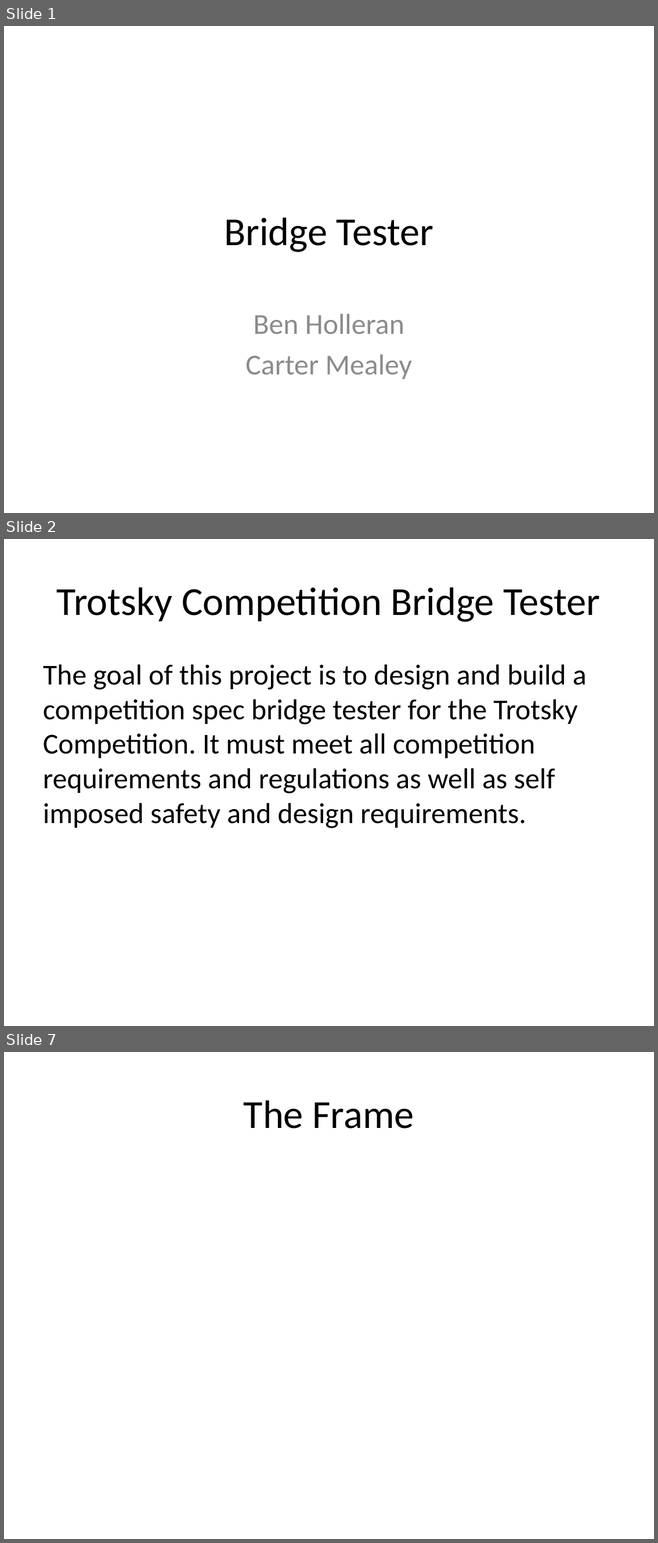
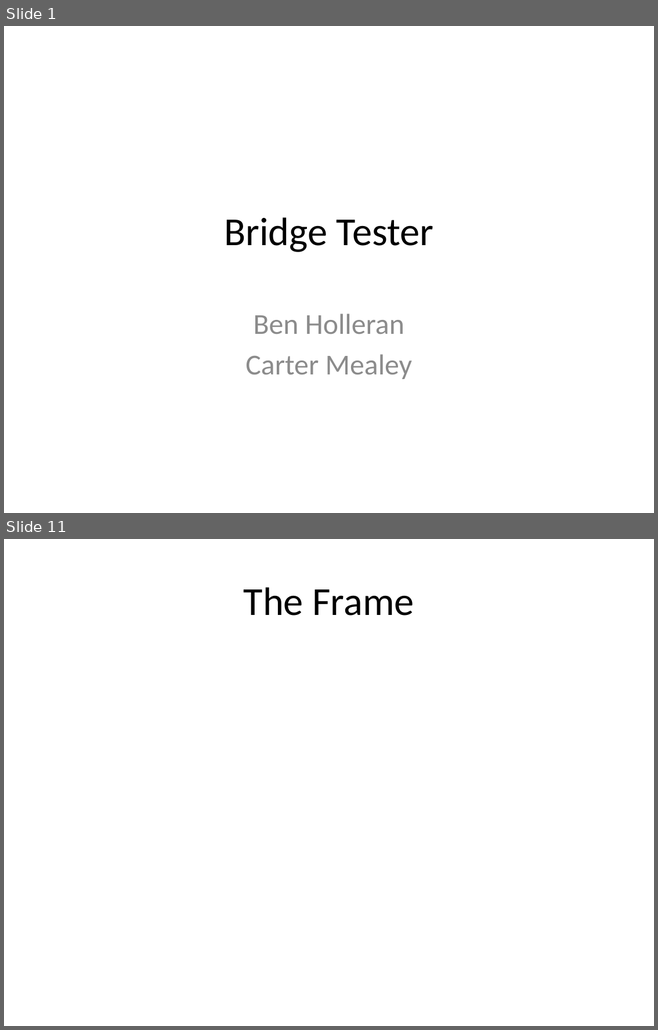
Before and after one commit to TheBengineer/Bridge-Tester, a slide deck: Presentations/February 10, 2014/Bridge Tester.pptx. Shown one above the other, each under a label of ours: slides 1, 2 and 7 before the commit, slides 1 and 11 after it; the slides between them are not shown. The pictures are 658x1543 and 658x1030 pixels, drawn with LibreOffice and Linux fonts; fonts in the diff are those of the drawing. Boxes give left, top, right and bottom in pixels: in the first picture for what was removed or moved away, otherwise in the second. Text is boxed around its words. In the diff, an @@ line names an element or a change of style, - is before the commit and + after.

```diff
--- a/Presentations/February 10, 2014/Bridge Tester.pptx
+++ b/Presentations/February 10, 2014/Bridge Tester.pptx
@@ slide 2 removed at bbox=[4, 539, 654, 1026], background #FFFFFF @@
@@ title removed at bbox=[57, 587, 600, 622] @@
-Trotsky Competition Bridge Tester
@@ text removed at bbox=[43, 664, 586, 828] @@
-The goal of this project is to design and build a competition spec bridge tester for the Trotsky Competition. It must meet all competition requirements and regulations as well as self imposed safety and design requirements.
@@ what was slide 7 is now slide 11 @@
```
Also in this commit, not shown: 1 slide changed, 8 slides added, 3 other slides removed, 1 other file.
